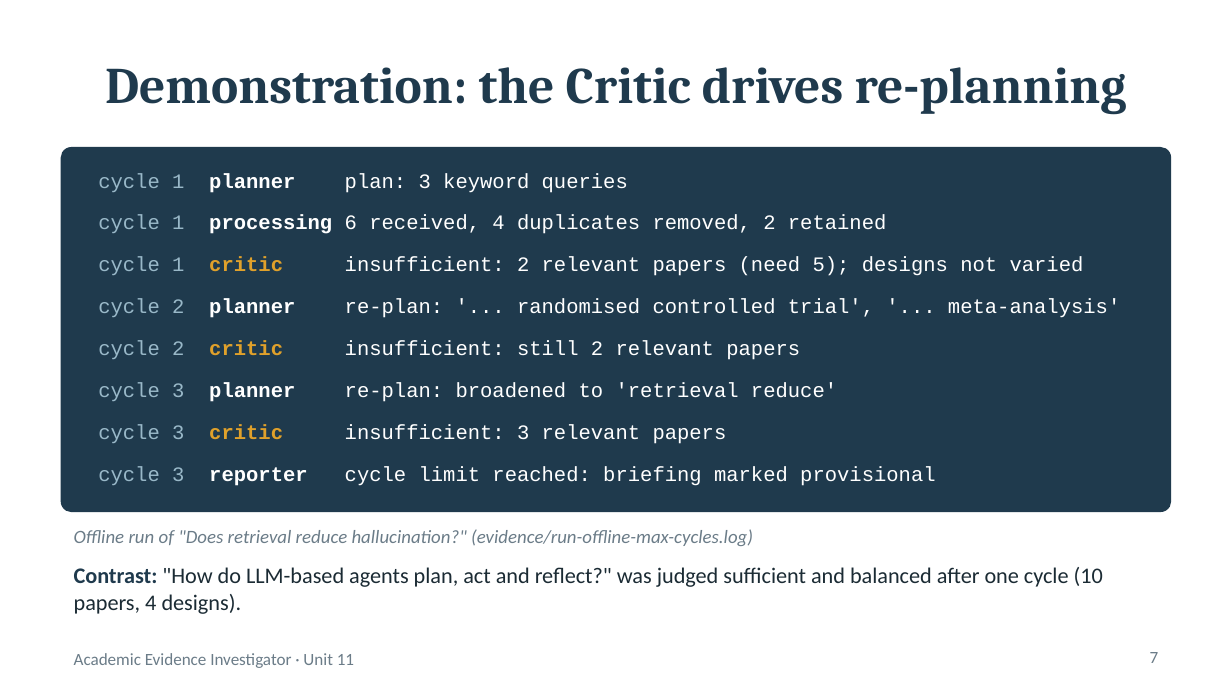
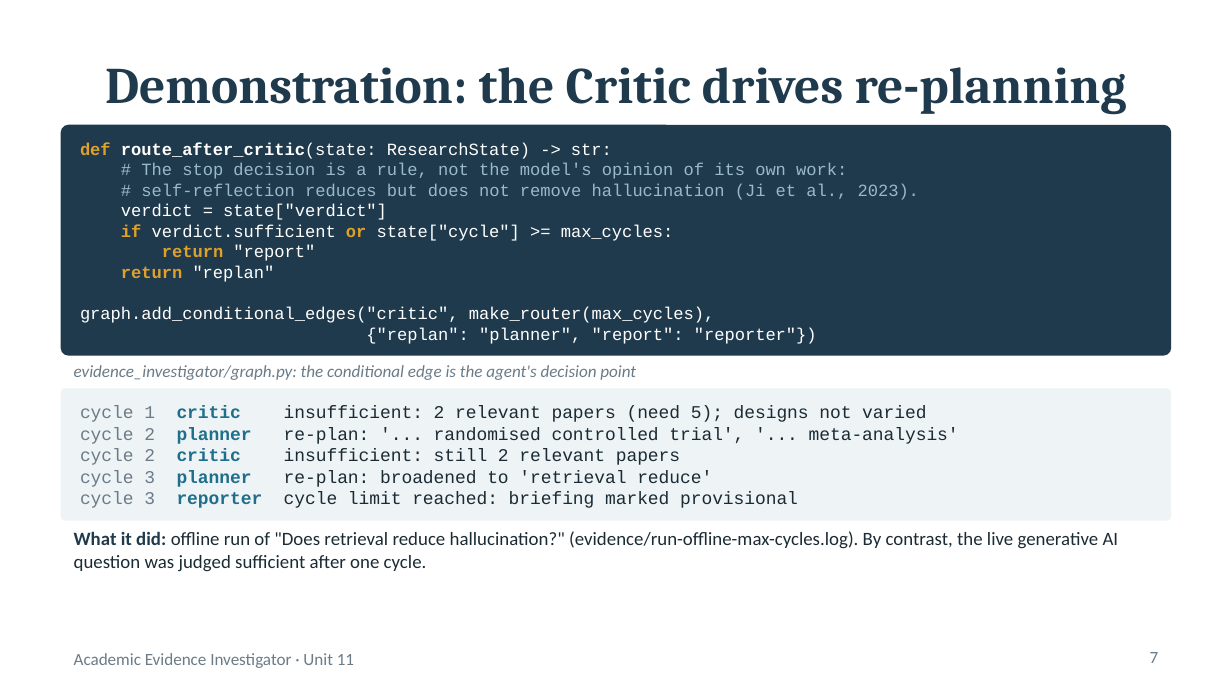
Before and after one commit to ruwanperera1868/llmplanningagent, a slide deck: slide 7 of presentation/Academic_Evidence_Investigator.pptx. Drawn at 1232x693 pixels with LibreOffice and Linux fonts; fonts in the diff are those of the drawing. Boxes give left, top, right and bottom in pixels: in the first picture for what was removed or moved away, otherwise in the second. Text is boxed around its words. In the diff, an @@ line names an element or a change of style, - is before the commit and + after.

```diff
--- a/presentation/Academic_Evidence_Investigator.pptx
+++ b/presentation/Academic_Evidence_Investigator.pptx
@@ rounded rectangle: place and size @@
-rounded rectangle at [62, 148, 1170, 511]
+rounded rectangle at [62, 126, 1170, 355]
@@ rounded rectangle at [62, 126, 1170, 355]: proportions changed @@
@@ text "def route_after_critic(state: ResearchState) -> str:" at [80, 142, 919, 344]: vertical alignment middle to top @@
@@ text at [80, 142, 919, 344]: text changed; size 12 to 10 pt @@
-cycle 1 processing 6 received, 4 duplicates removed, 2 retained
+def route_after_critic(state: ResearchState) -> str:
+# The stop decision is a rule, not the model's opinion of its own work:
+# self-reflection reduces but does not remove hallucination (Ji et al., 2023).
+verdict = state["verdict"]
+if verdict.sufficient or state["cycle"] >= max_cycles:
+return "report"
+return "replan"
+graph.add_conditional_edges("critic", make_router(max_cycles),
+{"replan": "planner", "report": "reporter"})
@@ text removed at [98, 173, 628, 193] @@
-cycle 1 planner plan: 3 keyword queries
@@ text removed at [98, 299, 1120, 318] @@
-cycle 2 planner re-plan: '... randomised controlled trial', '... meta-analysis'
@@ rounded rectangle added at [62, 389, 1170, 520], fill #EEF3F6, outline #EEF3F6 1 pt @@
@@ text at [74, 365, 636, 380]: text changed; size 12 to 10 pt; font Courier New to Calibri; text colour #FFFFFF to #6B7C88; italic on @@
-cycle 1 critic insufficient: 2 relevant papers (need 5); designs not varied
+evidence_investigator/graph.py: the conditional edge is the agent's decision point
@@ text removed at [98, 382, 837, 402] @@
-cycle 3 planner re-plan: broadened to 'retrieval reduce'
@@ text "cycle 1 critic insufficient: 2 ...": place and size @@
-text "cycle 1 critic insufficient: 2 ..." at [98, 341, 800, 360]
+text "cycle 1 critic insufficient: 2 ..." at [80, 406, 959, 508]
@@ text at [80, 406, 959, 444]: paragraphs added @@
+cycle 1 critic insufficient: 2 relevant papers (need 5); designs not varied
+cycle 2 planner re-plan: '... randomised controlled trial', '... meta-analysis'
@@ text removed at [98, 424, 727, 444] @@
-cycle 3 critic insufficient: 3 relevant papers
@@ text at [284, 449, 680, 465]: size 12 to 10.5 pt in "cycle 2 critic insufficient: still 2 relevant ..."; text colour #99B8C8 to #6B7C88 in "cycle 2"; text colour #E0A12B to #1F6F8B in "critic"; text colour #FFFFFF to #1B2B34 in "insufficient: still 2 relevant papers" @@
@@ text removed at [98, 466, 935, 486] @@
-cycle 3 reporter cycle limit reached: briefing marked provisional
@@ text at [284, 470, 798, 508]: paragraphs added @@
+cycle 3 planner re-plan: broadened to 'retrieval reduce'
+cycle 3 reporter cycle limit reached: briefing marked provisional
@@ text "What it did: offline run ..." at [74, 531, 1119, 571]: vertical alignment middle to top @@
@@ text at [74, 531, 1119, 571]: text changed; text colour #6B7C88 to #1B2B34; italic off @@
-Offline run of "Does retrieval reduce hallucination?" (evidence/run-offline-max-cycles.log)
+What it did: offline run of "Does retrieval reduce hallucination?" (evidence/run-offline-max-cycles.log). By contrast, the live generative AI question was judged sufficient after one cycle.
@@ text removed at [74, 567, 1103, 614] @@
-Contrast: "How do LLM-based agents plan, act and reflect?" was judged sufficient and balanced after one cycle (10 papers, 4 designs).
```
Also in this commit, not shown: 4 other files.
